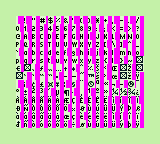
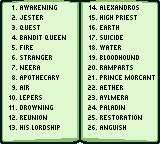
Layered file, before and after one edit (w=160, h=144). Changes by layer:
hid "condensed-mini.png" over (x1=16, y1=16, x2=144, y2=128)
added layer "Pasted Layer" above "memories background" over (x1=9, y1=4, x2=156, y2=130)
added layer "memories background" above "Background" over (x1=0, y1=0, x2=160, y2=144)
hid "Background" over (x1=0, y1=0, x2=160, y2=144)
